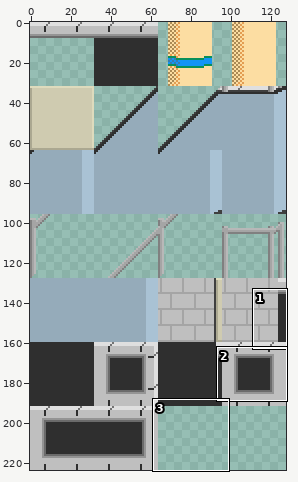
Two states of a pixel-art file, assets/mall/tiles/tilemap.aseprite. The first picture is a wide view before the edit; the outline marks the close-up.
Close-up. Earlier state:
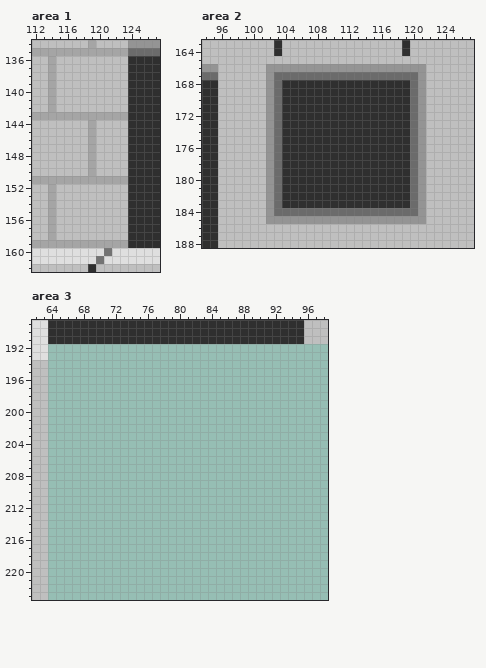
128x224 pixels, 1 frame. Colours within 5 levels of each other are drawn and written as one. Shown: area 1: x 112..127, y 134..162; area 2: x 94..127, y 163..188; area 3: x 62..98, y 189..223.
The same view after the edit:
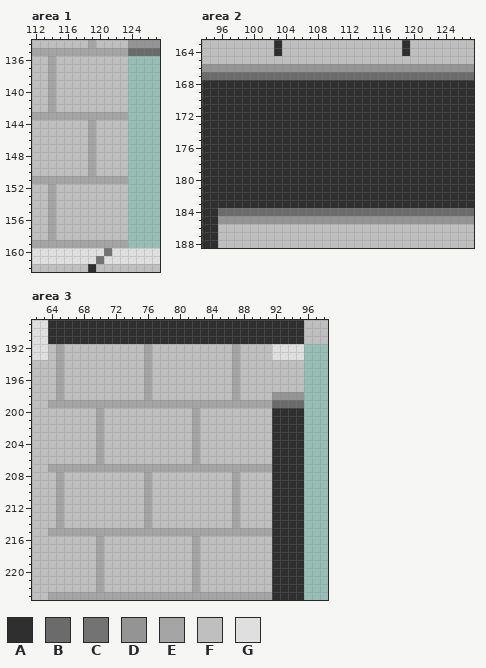
Palette (. is transparent): A #2f2f2f  B #6b6b6b  C #737373  D #949494  E #a5a5a5  F #bfbfbf  G #dfdfdf
Changes in this commit:
Changed rows in their new state; - is an unchanged pixel.
Area 1:
first column x 124:
136 ....
137 ....
138 ....
139 ....
140 ....
141 ....
142 ....
143 ....
144 ....
145 ....
146 ....
147 ....
148 ....
149 ....
150 ....
151 ....
152 ....
153 ....
154 ....
155 ....
156 ....
157 ....
158 ....
159 ....
Area 2:
first column x 96:
166 DDDDDD--------------------DDDDDD
167 BBBBBBB------------------BBBBBBB
168 AAAAAAAA----------------AAAAAAAA
169 AAAAAAAA----------------AAAAAAAA
170 AAAAAAAA----------------AAAAAAAA
171 AAAAAAAA----------------AAAAAAAA
172 AAAAAAAA----------------AAAAAAAA
173 AAAAAAAA----------------AAAAAAAA
174 AAAAAAAA----------------AAAAAAAA
175 AAAAAAAA----------------AAAAAAAA
176 AAAAAAAA----------------AAAAAAAA
177 AAAAAAAA----------------AAAAAAAA
178 AAAAAAAA----------------AAAAAAAA
179 AAAAAAAA----------------AAAAAAAA
180 AAAAAAAA----------------AAAAAAAA
181 AAAAAAAA----------------AAAAAAAA
182 AAAAAAAA----------------AAAAAAAA
183 AAAAAAAA----------------AAAAAAAA
184 BBBBBBB------------------BBBBBBB
185 DDDDDD--------------------DDDDDD
Area 3:
first column x 64:
192 FEFFFFFFFFFFEFFFFFFFFFFEFFFFGGGG
193 FEFFFFFFFFFFEFFFFFFFFFFEFFFFGGGG
194 FEFFFFFFFFFFEFFFFFFFFFFEFFFFFFFF
195 FEFFFFFFFFFFEFFFFFFFFFFEFFFFFFFF
196 FEFFFFFFFFFFEFFFFFFFFFFEFFFFFFFF
197 FEFFFFFFFFFFEFFFFFFFFFFEFFFFFFFF
198 FEFFFFFFFFFFEFFFFFFFFFFEFFFFDDDD
199 EEEEEEEEEEEEEEEEEEEEEEEEEEEEBBBB
200 FFFFFFEFFFFFFFFFFFEFFFFFFFFFAAAA
201 FFFFFFEFFFFFFFFFFFEFFFFFFFFFAAAA
202 FFFFFFEFFFFFFFFFFFEFFFFFFFFFAAAA
203 FFFFFFEFFFFFFFFFFFEFFFFFFFFFAAAA
204 FFFFFFEFFFFFFFFFFFEFFFFFFFFFAAAA
205 FFFFFFEFFFFFFFFFFFEFFFFFFFFFAAAA
206 FFFFFFEFFFFFFFFFFFEFFFFFFFFFAAAA
207 EEEEEEEEEEEEEEEEEEEEEEEEEEEEAAAA
208 FEFFFFFFFFFFEFFFFFFFFFFEFFFFAAAA
209 FEFFFFFFFFFFEFFFFFFFFFFEFFFFAAAA
210 FEFFFFFFFFFFEFFFFFFFFFFEFFFFAAAA
211 FEFFFFFFFFFFEFFFFFFFFFFEFFFFAAAA
212 FEFFFFFFFFFFEFFFFFFFFFFEFFFFAAAA
213 FEFFFFFFFFFFEFFFFFFFFFFEFFFFAAAA
214 FEFFFFFFFFFFEFFFFFFFFFFEFFFFAAAA
215 EEEEEEEEEEEEEEEEEEEEEEEEEEEEAAAA
216 FFFFFFEFFFFFFFFFFFEFFFFFFFFFAAAA
217 FFFFFFEFFFFFFFFFFFEFFFFFFFFFAAAA
218 FFFFFFEFFFFFFFFFFFEFFFFFFFFFAAAA
219 FFFFFFEFFFFFFFFFFFEFFFFFFFFFAAAA
220 FFFFFFEFFFFFFFFFFFEFFFFFFFFFAAAA
221 FFFFFFEFFFFFFFFFFFEFFFFFFFFFAAAA
222 FFFFFFEFFFFFFFFFFFEFFFFFFFFFAAAA
223 EEEEEEEEEEEEEEEEEEEEEEEEEEEEAAAA
Boxes around the changes in both close-ups, in picture pixels (x1, y1, x2, y2):
erased: (128, 56, 160, 248)
changed: (218, 64, 282, 224)
changed: (410, 64, 474, 224)
added: (48, 344, 304, 600)
